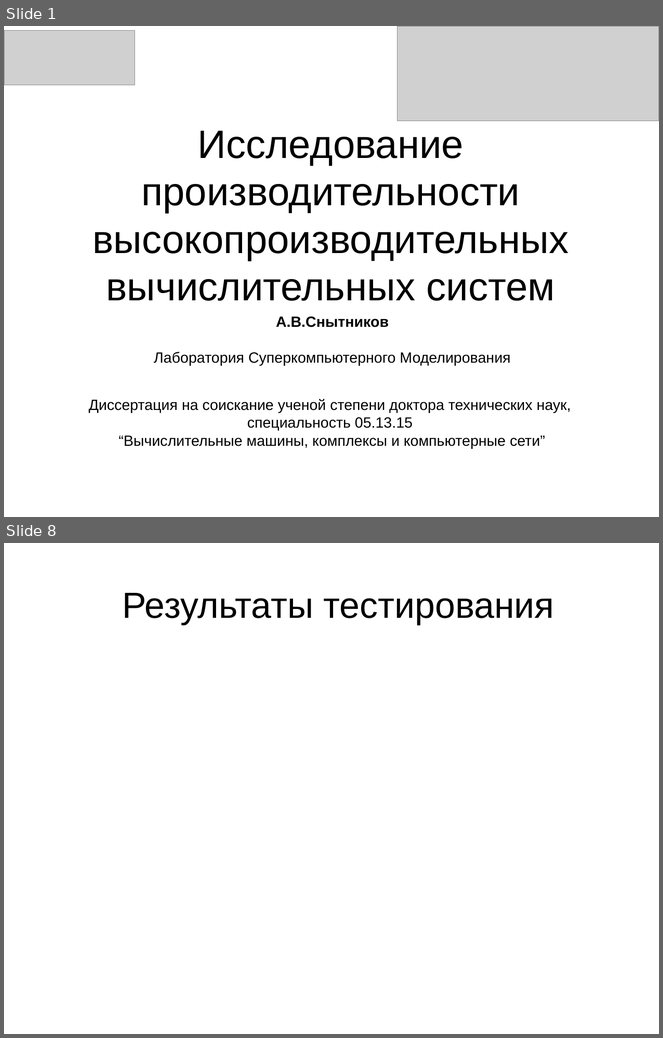
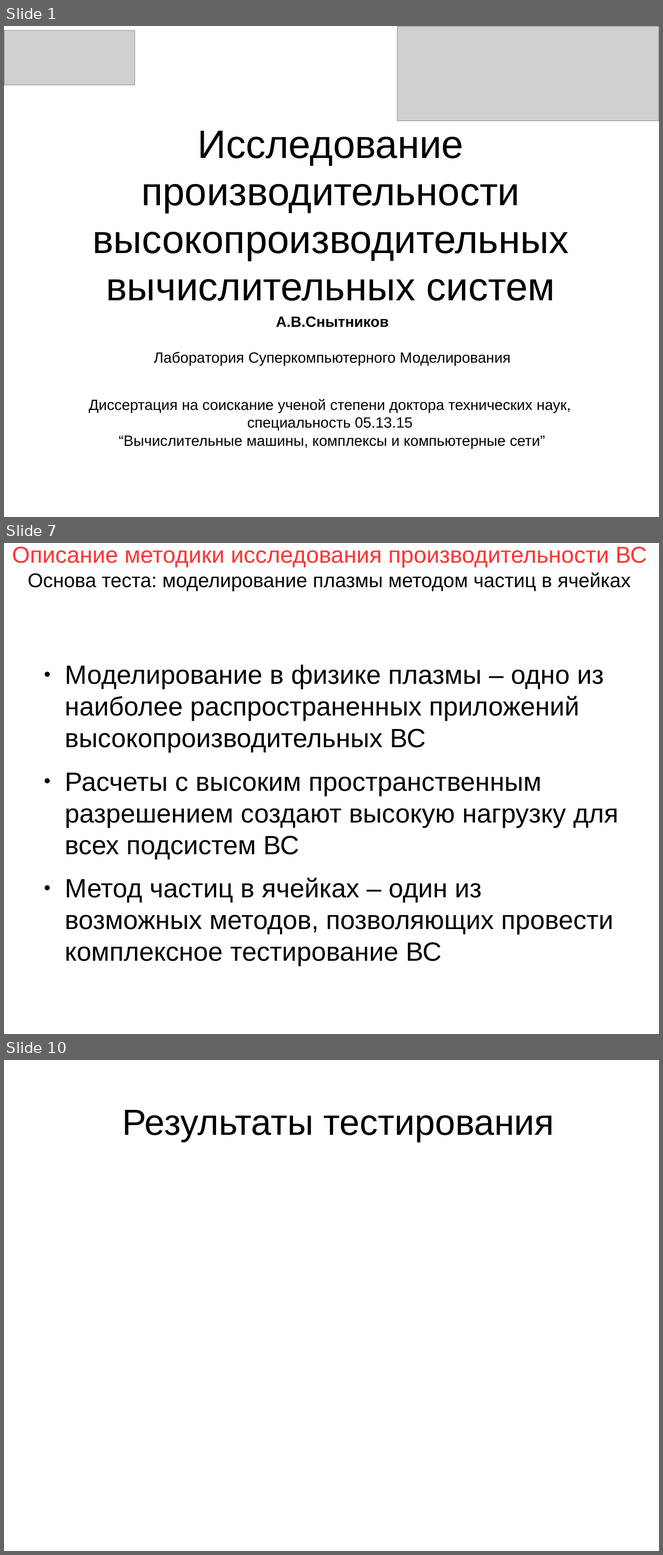
Before and after one commit to snytav/Russian-Phd-LaTeX-Dissertation-Template, a slide deck: Presentation/seminar_hydro_21_SnytnikovAV.odp. Shown one above the other, each under a label of ours: slides 1 and 8 before the commit, slides 1, 7 and 10 after it; the slides between them are not shown. The pictures are 663x1038 and 663x1555 pixels, drawn with LibreOffice and Linux fonts; fonts in the diff are those of the drawing; grey boxes stand for pictures. Boxes give left, top, right and bottom in pixels: in the first picture for what was removed or moved away, otherwise in the second. Text is boxed around its words. In the diff, an @@ line names an element or a change of style, - is before the commit and + after.

```diff
--- a/Presentation/seminar_hydro_21_SnytnikovAV.odp
+++ b/Presentation/seminar_hydro_21_SnytnikovAV.odp
@@ slide 7 added at bbox=[4, 543, 659, 1034], background #FFFFFF @@
@@ title added at bbox=[12, 547, 647, 591], 24 pt, text #000000 @@
+Описание методики исследования производительности ВС
+Основа теста: моделирование плазмы методом частиц в ячейках
@@ text added at bbox=[65, 665, 619, 935], 32 pt, text #000000 @@
+● Моделирование в физике плазмы – одно из наиболее распространенных приложений высокопроизводительных ВС
+● Расчеты с высоким пространственным разрешением создают высокую нагрузку для всех подсистем ВС
+● Метод частиц в ячейках – один из возможных методов, позволяющих провести комплексное тестирование ВС
@@ what was slide 8 is now slide 10 @@
```
Also in this commit, not shown: 7 other slides added, 6 slides removed, 4 other files.
